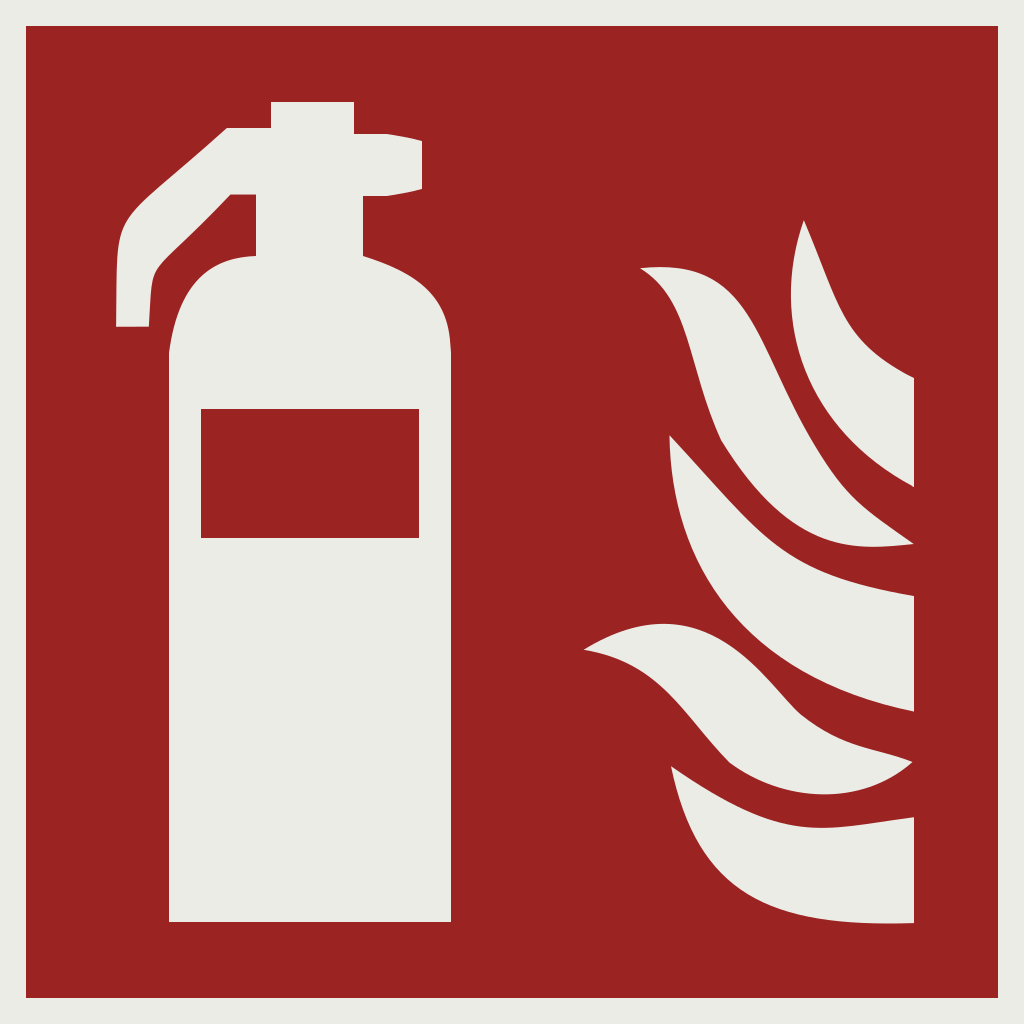
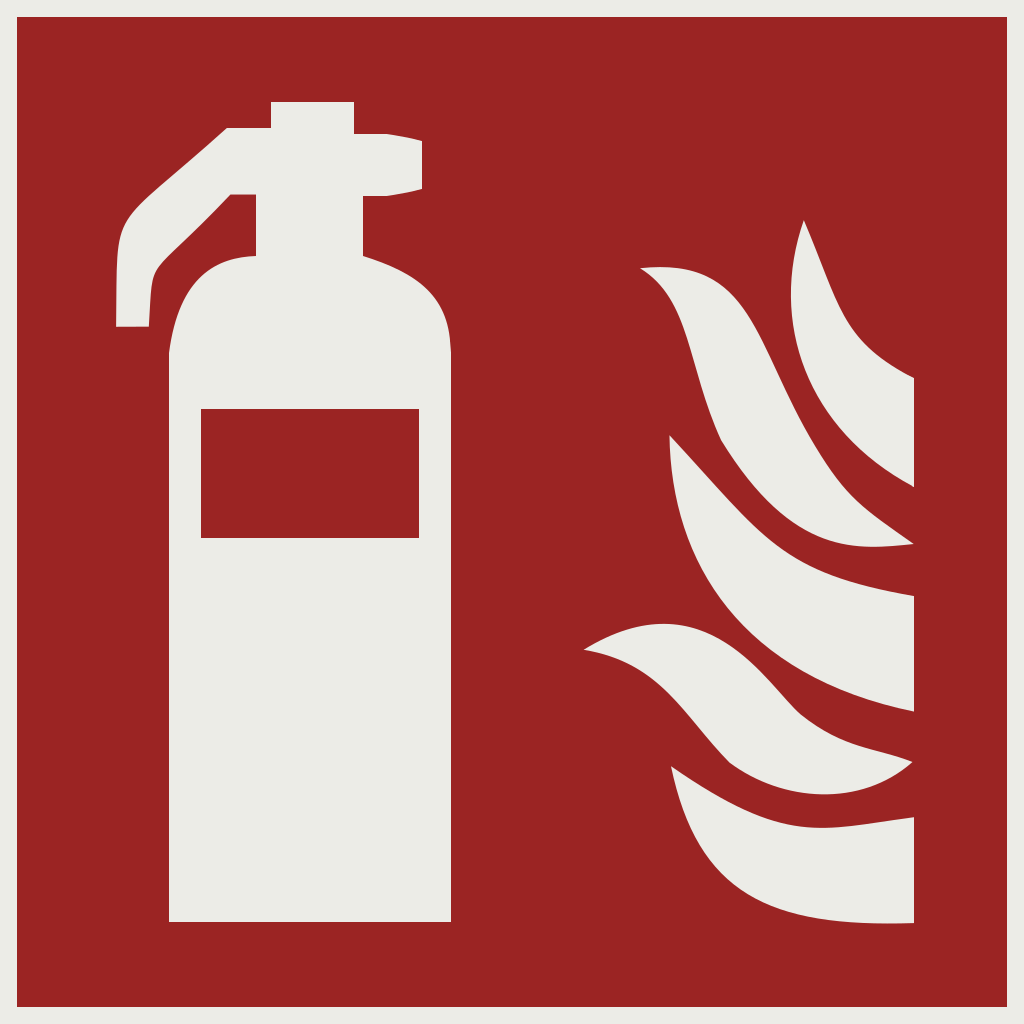
Layer changes from the first 1024px x 1024px image to the second:
painted on "Frame" over [17, 17, 1007, 1007]
